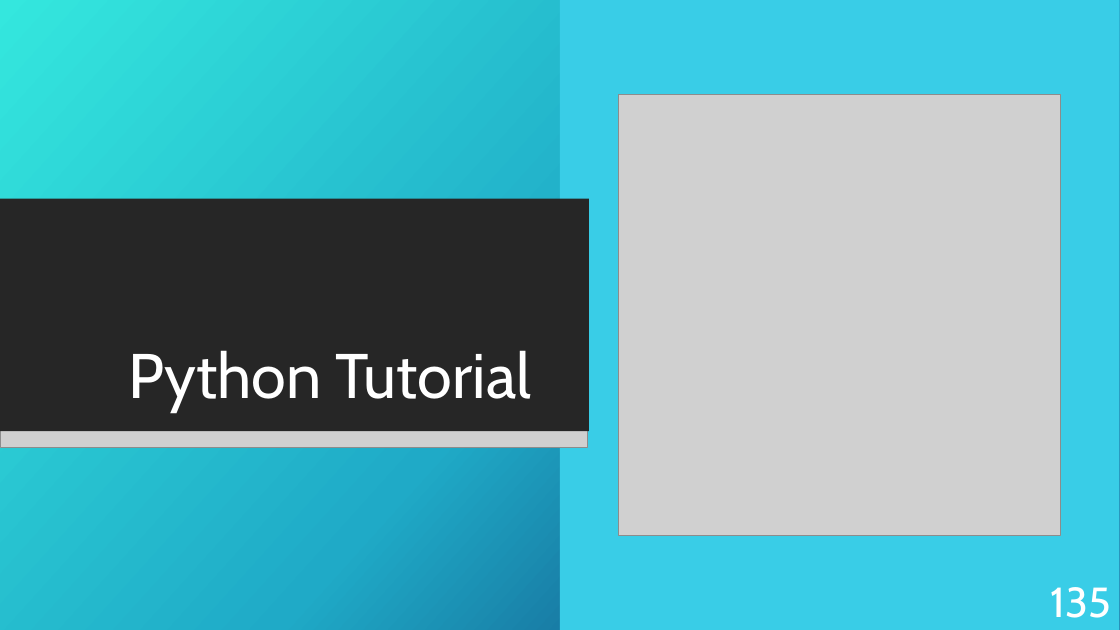
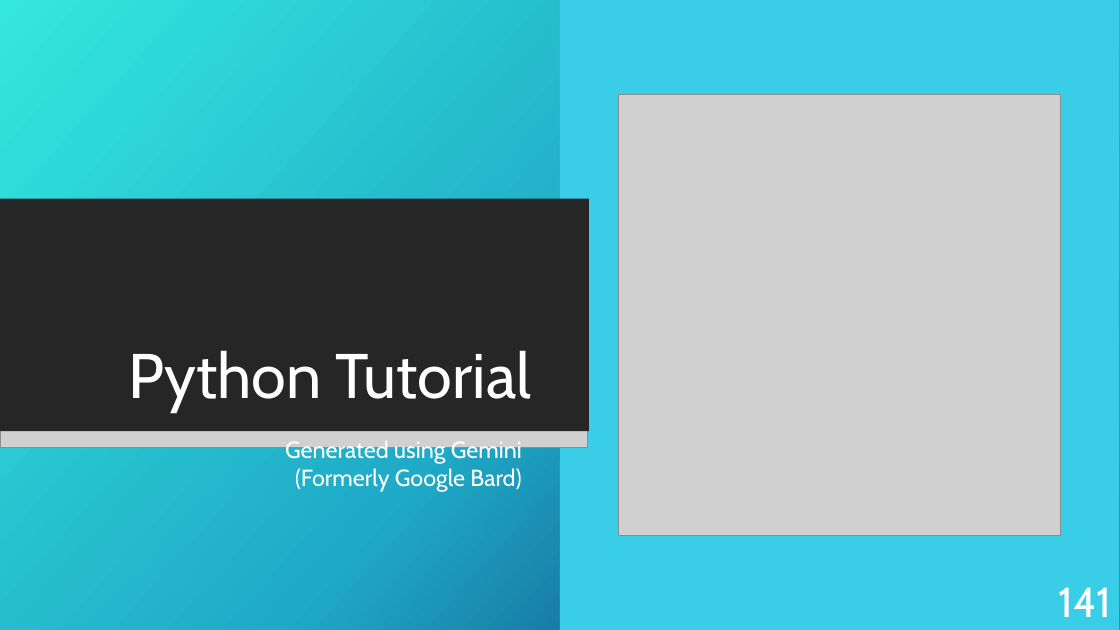
Before and after one commit to KurtAbraham/CS451, a slide deck: slide 141 of CS 451-KAbraham-Internet Technologies Tutorials.pptx (slide 135 before the commit). Drawn at 1120x630 pixels with LibreOffice and Linux fonts; fonts in the diff are those of the drawing; grey boxes stand for pictures; background and template pictures are left out. Boxes give left, top, right and bottom in pixels: in the first picture for what was removed or moved away, otherwise in the second. Text is boxed around its words. In the diff, an @@ line names an element or a change of style, - is before the commit and + after.

```diff
--- a/CS 451-KAbraham-Internet Technologies Tutorials.pptx
+++ b/CS 451-KAbraham-Internet Technologies Tutorials.pptx
@@ text added at (285,438,522,492), 20 pt, text #FFFFFF @@
+Generated using Gemini
+(Formerly Google Bard)
@@ page number at (1058,587,1111,617): text changed @@
-135
+141
```
Also in this commit, not shown: 14 other slides changed, 16 slides added, 1 other file.
